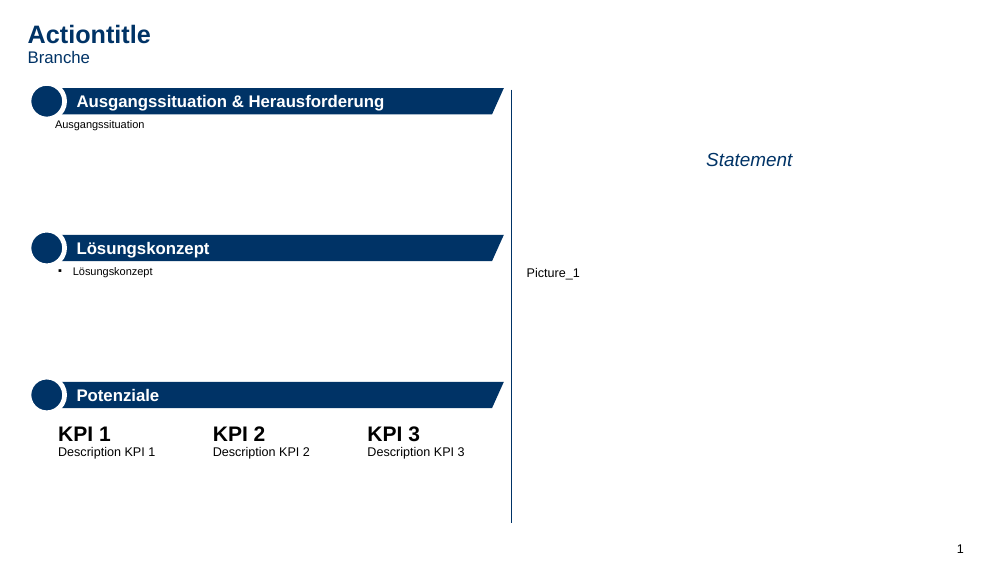
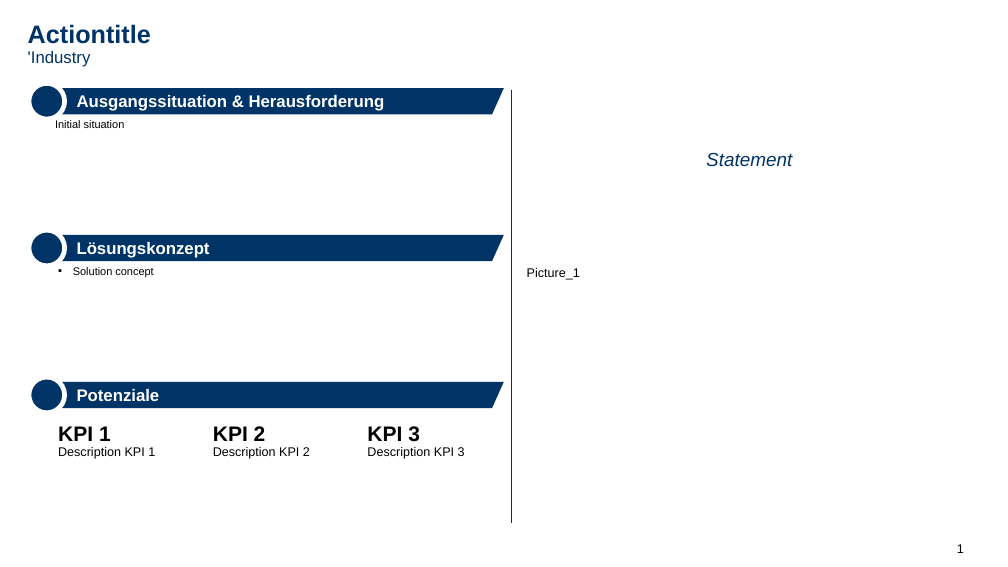
Before and after one commit to UvonW/caseStudy, a slide deck: slide 1 of case_study_template_1_16_9_de.pptx. Drawn at 1008x567 pixels with LibreOffice and Linux fonts; fonts in the diff are those of the drawing; background and template pictures are left out. Boxes give left, top, right and bottom in pixels: in the first picture for what was removed or moved away, otherwise in the second. Text is boxed around its words. In the diff, an @@ line names an element or a change of style, - is before the commit and + after.

```diff
--- a/case_study_template_1_16_9_de.pptx
+++ b/case_study_template_1_16_9_de.pptx
@@ text at <box>28,51,91,67</box>: text changed @@
-Branche
+'Industry
@@ text at <box>55,120,125,128</box>: text changed @@
-Ausgangssituation
+Initial situation
@@ text at <box>73,267,153,277</box>: text changed @@
-▪ Lösungskonzept
+▪ Solution concept
```
